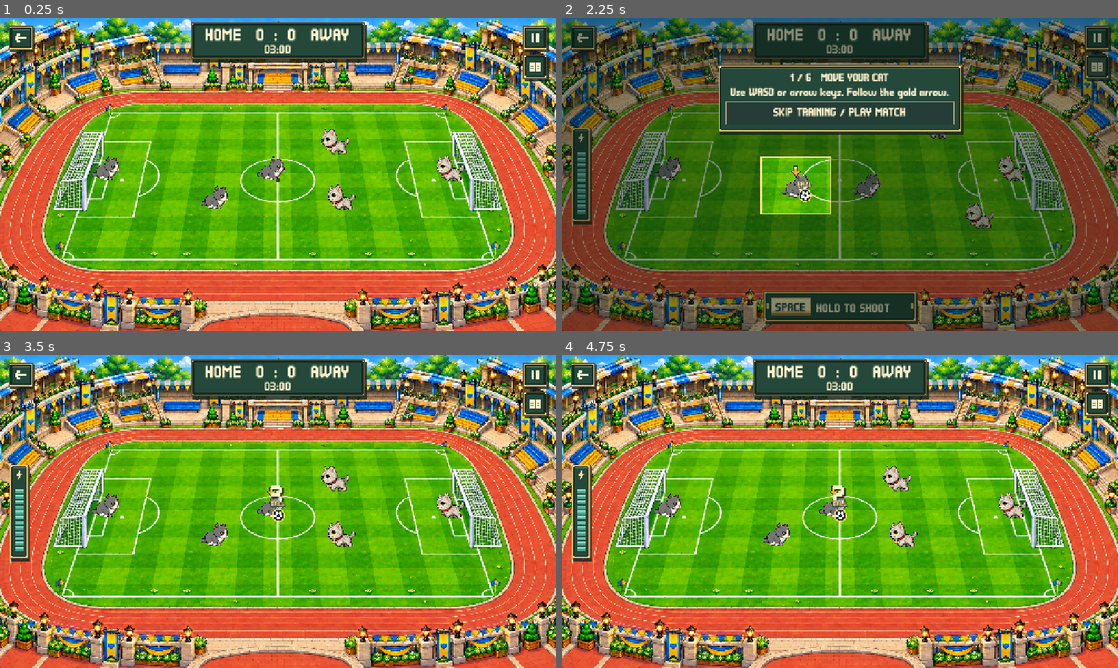
Above: before the commit, frames 1-4 (two rows, left to right).
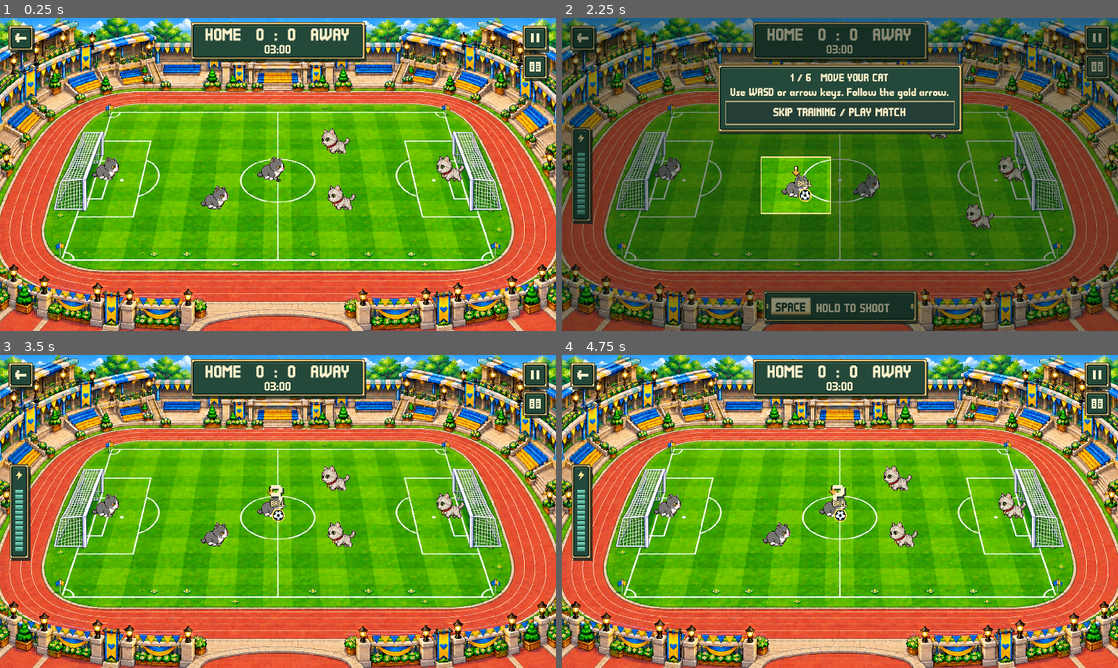
Above: after the commit, the same moments.

Repository: MrBurDeveloperTeam/pet-function
Game: Godot game, scene res://main.tscn
The game is run twice, just before and just after one commit, with the same random seed, the same clock (stepped at 60 frames per second) and the same inputs.
Inputs (mouse positions are in pixels of both pictures, inside the frame that each line leads up to):
- Up to frame 1 (0.25 s): no input
- Up to frame 2 (2.25 s): click (584, 36) at 0.5 s; click (1095, 36) at 1.25 s; click (1095, 68) at 2 s
- Up to frame 3 (3.5 s): click "SKIP TRAINING / PLAY MATCH" at 2.75 s
- Up to frame 4 (4.75 s): tap Enter at 3.5 s; move the mouse to (962, 495) at 3.52 s; hold D 3.53-4.28 s; hold Shift 3.53-4.28 s; tap Space at 3.77, 4.25, 4.52 s; move the mouse to (728, 527) at 4.27 s; hold S from 4.28 s (still down); tap C at 4.35 s

The runs differ from the first frame. In frame 1, 23% of the frame differs, in the area x 0-100%, y 0-100%; in frame 2, 14%; in frame 3, 23%; in frame 4, 23%.

Commit message:
Redesign the scene and add NPC dialog

Diff:
--- a/godot/stadium-football/main.gd
+++ b/godot/stadium-football/main.gd
@@ -126,6 +126,10 @@
 
 # The simulation retains its 3D ball height. An orthographic 3D stage aligns
 # original pixel sprites to the stadium artwork, without lighting/recolouring them.
+func pitch_vertical_scale() -> float:
+	var viewport_size := get_viewport().get_visible_rect().size
+	return (1280.0 / 720.0) / maxf(viewport_size.x / maxf(viewport_size.y, 1.0), 0.01)
+
 func pitch_position(point: Vector2, height := 0.0) -> Vector3:
 	var t := (point.y + 13.0) / 26.0
 	var depth := t / (1.0 + 0.18 * (1.0 - t))
@@ -133,7 +137,7 @@
 	var right := lerpf(1340.0,1485.0,depth)
 	var px := lerpf(left,right,(point.x+22.0)/44.0)
 	var py := lerpf(285.0,727.0,depth)
-	return Vector3((px-836.0)*58.0/1672.0,height,(py-470.5)*58.0/1672.0*sqrt(2.0))
+	return Vector3((px-836.0)*58.0/1672.0,height,(py-470.5)*58.0/1672.0*sqrt(2.0)*pitch_vertical_scale())
 
 func pixel_sprite(texture: Texture2D, pixel_size: float) -> Sprite3D:
 	var sprite := Sprite3D.new()
@@ -862,6 +866,9 @@
 	if what == NOTIFICATION_APPLICATION_FOCUS_OUT and started and game.state != "paused" and game.state != "finished": toggle_pause()
 
 func _process(delta: float) -> void:
+	# Fit only the stadium artwork and pitch coordinates to the viewport.
+	# Cats remain uniformly rendered by the orthographic camera.
+	stadium_backdrop.scale.y = pitch_vertical_scale()
 	anim_time += delta
 	if started:
 		input_aim = touch_move + Vector2(
--- a/godot/stadium-football/project.godot
+++ b/godot/stadium-football/project.godot
@@ -9,7 +9,7 @@
 [display]
 window/size/viewport_width=1280
 window/size/viewport_height=720
-window/stretch/mode="canvas_items"
+window/stretch/mode="disabled"
 
 [rendering]
 renderer/rendering_method="gl_compatibility"
--- a/godot/stadium-football/tests/scene_test.gd
+++ b/godot/stadium-football/tests/scene_test.gd
@@ -7,6 +7,7 @@
 func _initialize() -> void:
 	call_deferred("verify")
 func verify() -> void:
+	root.size = Vector2i(1280, 720)
 	var scene = load("res://main.gd").new()
 	root.add_child(scene)
 	scene.set_process(false)
@@ -14,6 +15,17 @@
 	for i in range(6):
 		check(scene.cat_atlases[i].atlas==scene.TEAM_SHEETS[0 if i<3 else 1],"Each team shares exactly one original cat appearance")
 	check(scene.stadium_backdrop.texture.resource_path.ends_with("stadium-wide-goals.png"),"Pixel stadium with enlarged goals is installed")
+	root.size = Vector2i(1480, 612)
+	scene._process(0.0)
+	var center: Vector3 = scene.pitch_position(Vector2.ZERO)
+	var origin: Vector2 = scene.camera.unproject_position(center)
+	var horizontal: float = origin.distance_to(scene.camera.unproject_position(center + scene.camera.global_basis.x))
+	var vertical: float = origin.distance_to(scene.camera.unproject_position(center + scene.camera.global_basis.y))
+	check(absf(horizontal-vertical)<0.01,"Wide viewport renders cat axes at equal scale")
+	check(is_equal_approx(scene.stadium_backdrop.scale.y,scene.pitch_vertical_scale()),"Stadium alone fits the wide viewport")
+	check(scene.cat_sprites[0].scale==Vector3.ONE,"Wide viewport never stretches the cat sprite")
+	root.size = Vector2i(1280, 720)
+	scene._process(0.0)
 	scene.start_match()
 	check(scene.started and scene.game.state=="countdown","Kickoff creates a fresh match")
 	scene.game.state="playing"
Not shown, added: RELEASE-0.9.50.md
Not shown, added: SPORTS-SCENE-EDIT.md
Not shown, changed: package-lock.json
Not shown, changed: package.json
Not shown, added: pnpm-lock.yaml
Not shown, changed: public/games/stadium-football/index.html
Not shown, changed: public/games/stadium-football/index.pck
Not shown, changed: public/pet-function/rooms-wide/sports-ground-kart.png
Not shown, changed: src/pet/SharedVirtualPet.tsx
Not shown, changed: src/pet/internal/PetRoom.tsx
Not shown, added: src/pet/internal/components/KartGame.tsx
Not shown, changed: src/pet/internal/components/RoomInteractionOutlines.tsx
(and 8 more such lines)
